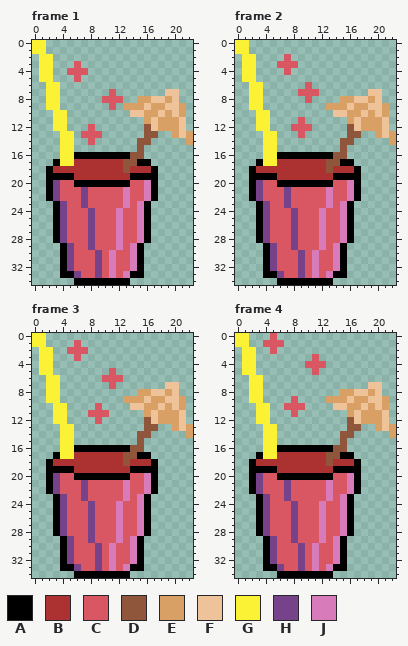
One commit to this pixel-art file: Assets/Sprites/Drink.aseprite. Above, as it was before the edit.
23x35 pixels, 4 frames. Shown: frame 1, frame 2, frame 3, frame 4.
Palette (. is transparent): A #000000  B #ac3232  C #d95763  D #8f563b  E #d9a066  F #eec39a  G #fbf236  H #76428a  J #d77bba
Once edited:
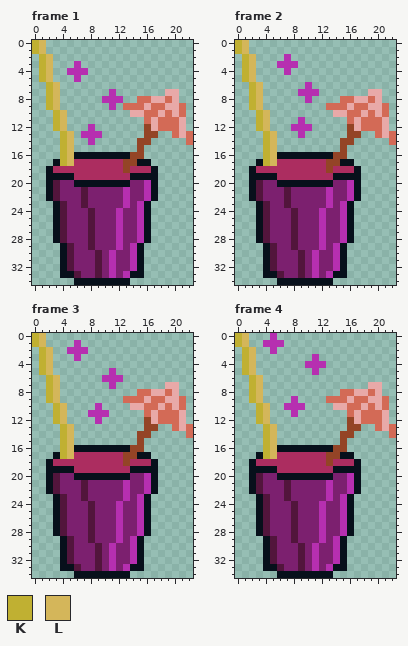
Colours new in this view: K #c0b032  L #d4b65a
What changed:
Colour A changes from #000000 to #07101b.
Colour B changes from #ac3232 to #ac2d60.
Colour C changes from #d95763 to #7c206f.
Colour D changes from #8f563b to #944426.
Colour E changes from #d9a066 to #d36a56.
Colour F changes from #eec39a to #e8a9a8.
Colour H changes from #76428a to #52153c.
Colour J changes from #d77bba to #b62fb0.
Frame 1:
The author changed colour C to colour J in row 3 at x 6; in row 4 at x 5 to 7; in row 5 at x 6; in row 7 at x 11; in row 8 at x 10 to 12; in row 9 at x 11.
The author changed colour C to colour J in row 12 at x 8; in row 13 at x 7 to 9; in row 14 at x 8.
The author changed colour G to colour K in rows 0 to 1 at x 0; in rows 2 to 5 at x 1; in rows 6 to 9 at x 2; in rows 10 to 12 at x 3; in rows 13 to 17 at x 4.
The author changed colour G to colour L in rows 0 to 1 at x 1; in rows 2 to 5 at x 2; in rows 6 to 9 at x 3; in rows 10 to 12 at x 4; in rows 13 to 17 at x 5.
Frame 2:
The author changed colour C to colour J in row 2 at x 7; in row 3 at x 6 to 8; in row 4 at x 7; in row 6 at x 10; in row 7 at x 9 to 11; in row 8 at x 10.
The author changed colour C to colour J in row 11 at x 9; in row 12 at x 8 to 10; in row 13 at x 9.
The author changed colour G to colour K in rows 0 to 1 at x 0; in rows 2 to 5 at x 1; in rows 6 to 9 at x 2; in rows 10 to 12 at x 3; in rows 13 to 17 at x 4.
The author changed colour G to colour L in rows 0 to 1 at x 1; in rows 2 to 5 at x 2; in rows 6 to 9 at x 3; in rows 10 to 12 at x 4; in rows 13 to 17 at x 5.
Frame 3:
The author changed colour C to colour J in row 1 at x 6; in row 2 at x 5 to 7; in row 3 at x 6; in row 5 at x 11; in row 6 at x 10 to 12; in row 7 at x 11.
The author changed colour C to colour J in row 10 at x 9; in row 11 at x 8 to 10; in row 12 at x 9.
The author changed colour G to colour K in rows 0 to 1 at x 0; in rows 2 to 5 at x 1; in rows 6 to 9 at x 2; in rows 10 to 12 at x 3; in rows 13 to 17 at x 4.
The author changed colour G to colour L in rows 0 to 1 at x 1; in rows 2 to 5 at x 2; in rows 6 to 9 at x 3; in rows 10 to 12 at x 4; in rows 13 to 17 at x 5.
Frame 4:
The author changed colour C to colour J in row 0 at x 5; in row 1 at x 4 to 6; in row 2 at x 5; in row 3 at x 11; in row 4 at x 10 to 12; in row 5 at x 11.
The author changed colour C to colour J in row 9 at x 8; in row 10 at x 7 to 9; in row 11 at x 8.
The author changed colour G to colour K in rows 0 to 1 at x 0; in rows 2 to 5 at x 1; in rows 6 to 9 at x 2; in rows 10 to 12 at x 3; in rows 13 to 17 at x 4.
The author changed colour G to colour L in rows 0 to 1 at x 1; in rows 2 to 5 at x 2; in rows 6 to 9 at x 3; in rows 10 to 12 at x 4; in rows 13 to 17 at x 5.
Boxes around the changes in both pictures, in picture pixels (x1, y1, x2, y2):
changed: (32, 40, 193, 285)
changed: (235, 40, 396, 285)
changed: (32, 333, 193, 578)
changed: (235, 333, 396, 578)
